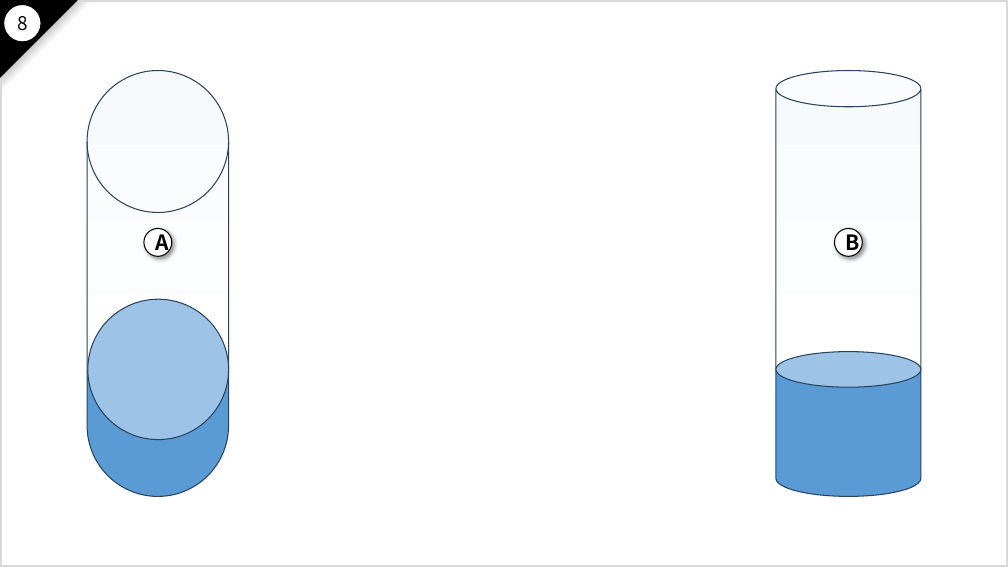
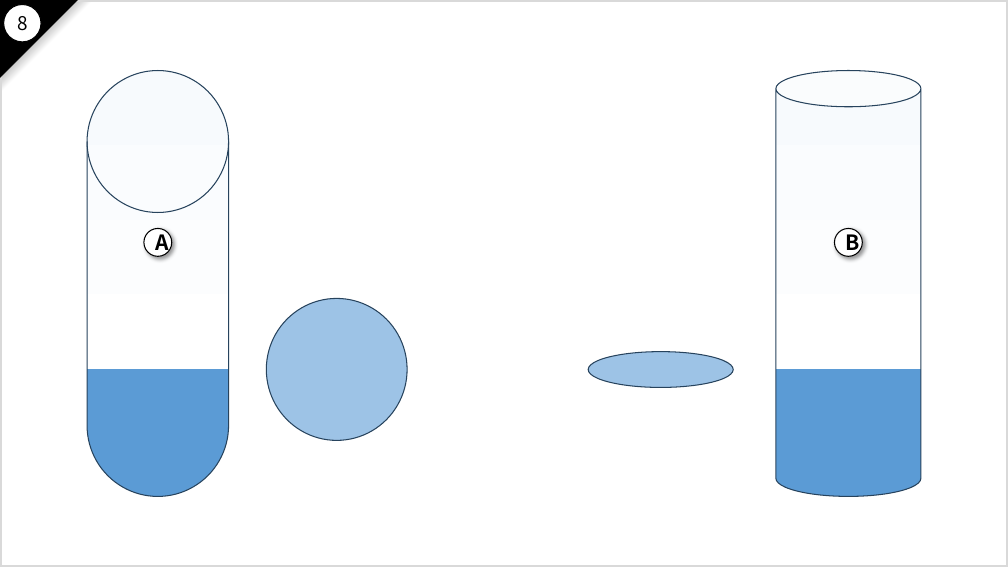
Before and after one commit to nakayama-kazuki/2021, a slide deck: slide 99 of pptx/power-punch-v2.pptx. Drawn at 1008x567 pixels with LibreOffice and Linux fonts; fonts in the diff are those of the drawing. Boxes give left, top, right and bottom in pixels: in the first picture for what was removed or moved away, otherwise in the second. Text is boxed around its words. In the diff, an @@ line names an element or a change of style, - is before the commit and + after.

```diff
--- a/pptx/power-punch-v2.pptx
+++ b/pptx/power-punch-v2.pptx
@@ ellipse: place and size @@
-ellipse at (88,299,228,440)
+ellipse at (266,299,407,441)
@@ ellipse: place and size @@
-ellipse at (776,352,921,387)
+ellipse at (588,352,734,387)
```
Also in this commit, not shown: 9 other slides changed, 2 slides added.
